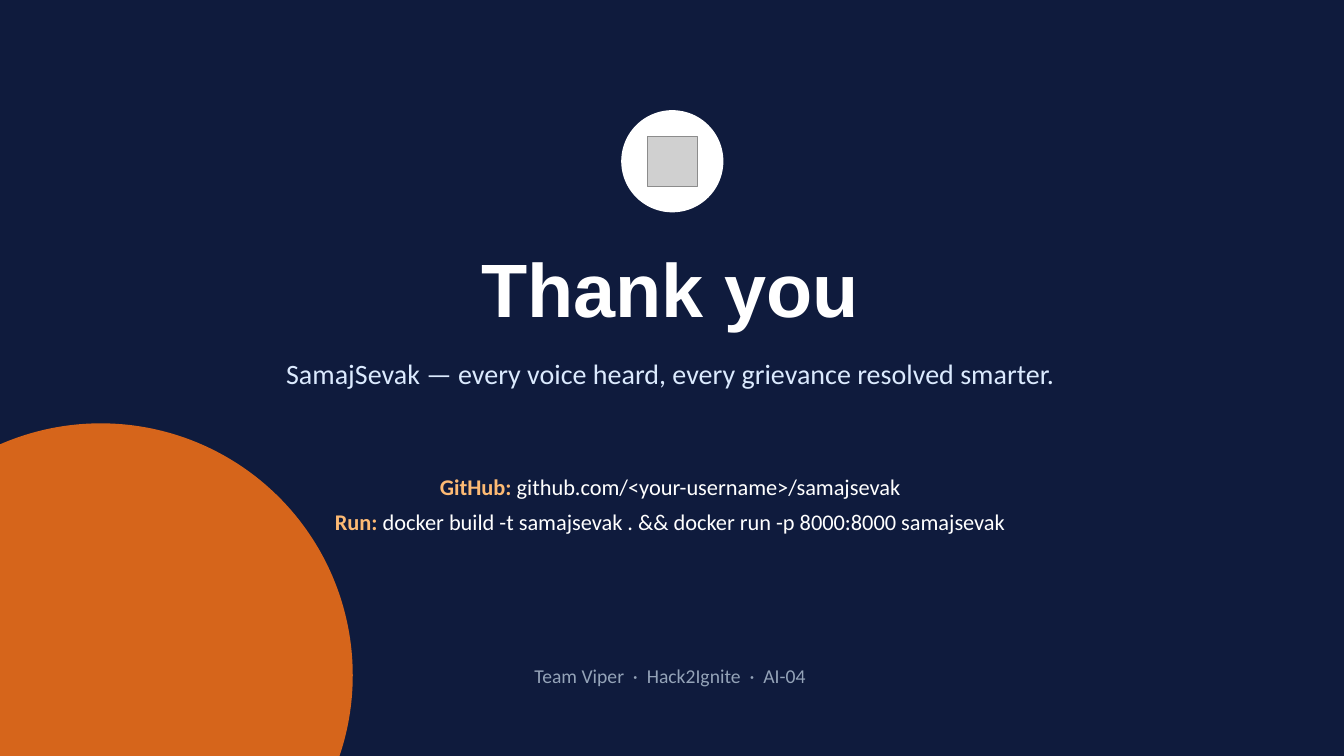
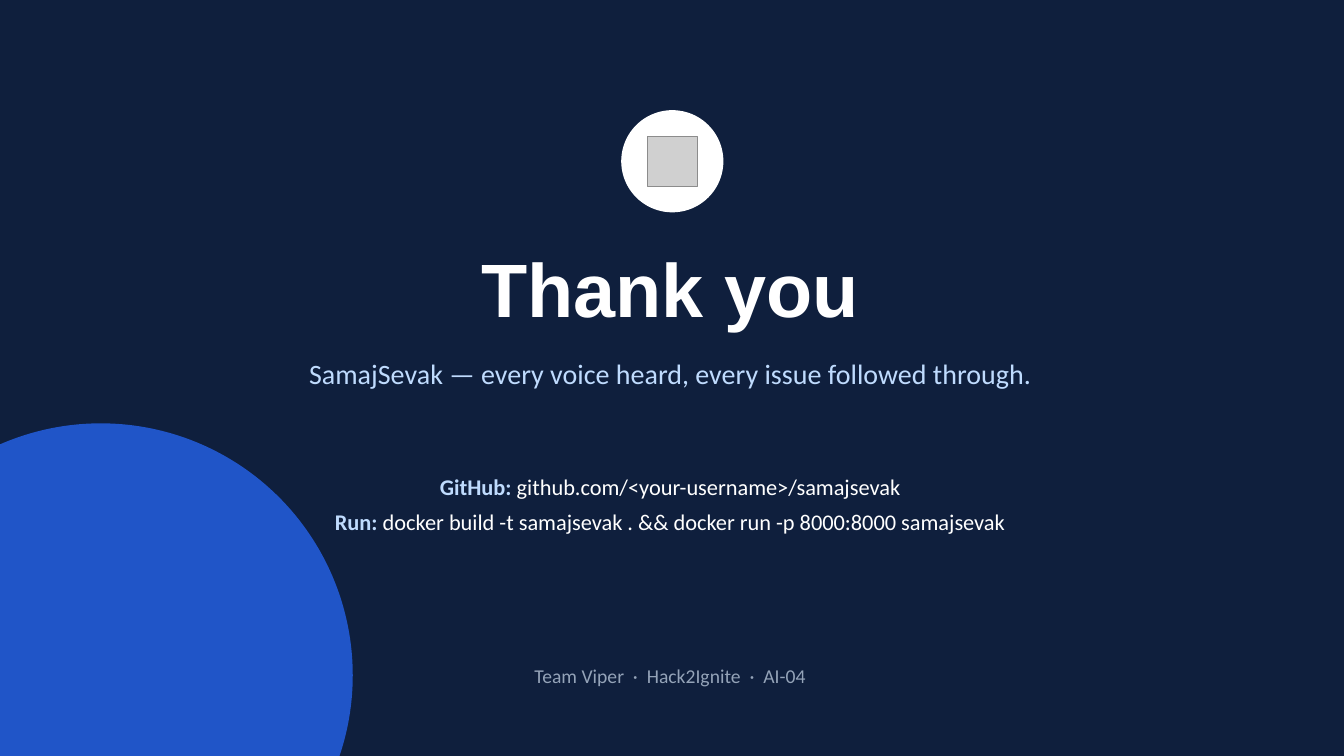
Before and after one commit to Saikarpe/SamajSevak, a slide deck: slide 16 of docs/SamajSevak_Hack2Ignite_AI-04.pptx (slide 13 before the commit). Drawn at 1344x756 pixels with LibreOffice and Linux fonts; fonts in the diff are those of the drawing; grey boxes stand for pictures. Boxes give left, top, right and bottom in pixels: in the first picture for what was removed or moved away, otherwise in the second. Text is boxed around its words. In the diff, an @@ line names an element or a change of style, - is before the commit and + after.

```diff
--- a/docs/SamajSevak_Hack2Ignite_AI-04.pptx
+++ b/docs/SamajSevak_Hack2Ignite_AI-04.pptx
@@ background #0F1B3D to #0F1F3D @@
@@ text at box(309, 364, 1031, 389): text changed; text colour #DBEAFE to #BFDBFE @@
-SamajSevak — every voice heard, every grievance resolved smarter.
+SamajSevak — every voice heard, every issue followed through.
@@ ellipse at box(0, 423, 353, 756): fill #F97316 at 85% opacity to #2563EB at 80% opacity @@
@@ text "GitHub: github.com/<your-username>/samajsevak" at box(335, 479, 1005, 534): text colour #FDBA74 to #BFDBFE in "GitHub:", "Run:" @@
```
Also in this commit, not shown: 10 other slides changed, 5 slides added, 2 slides removed, 51 other files.
